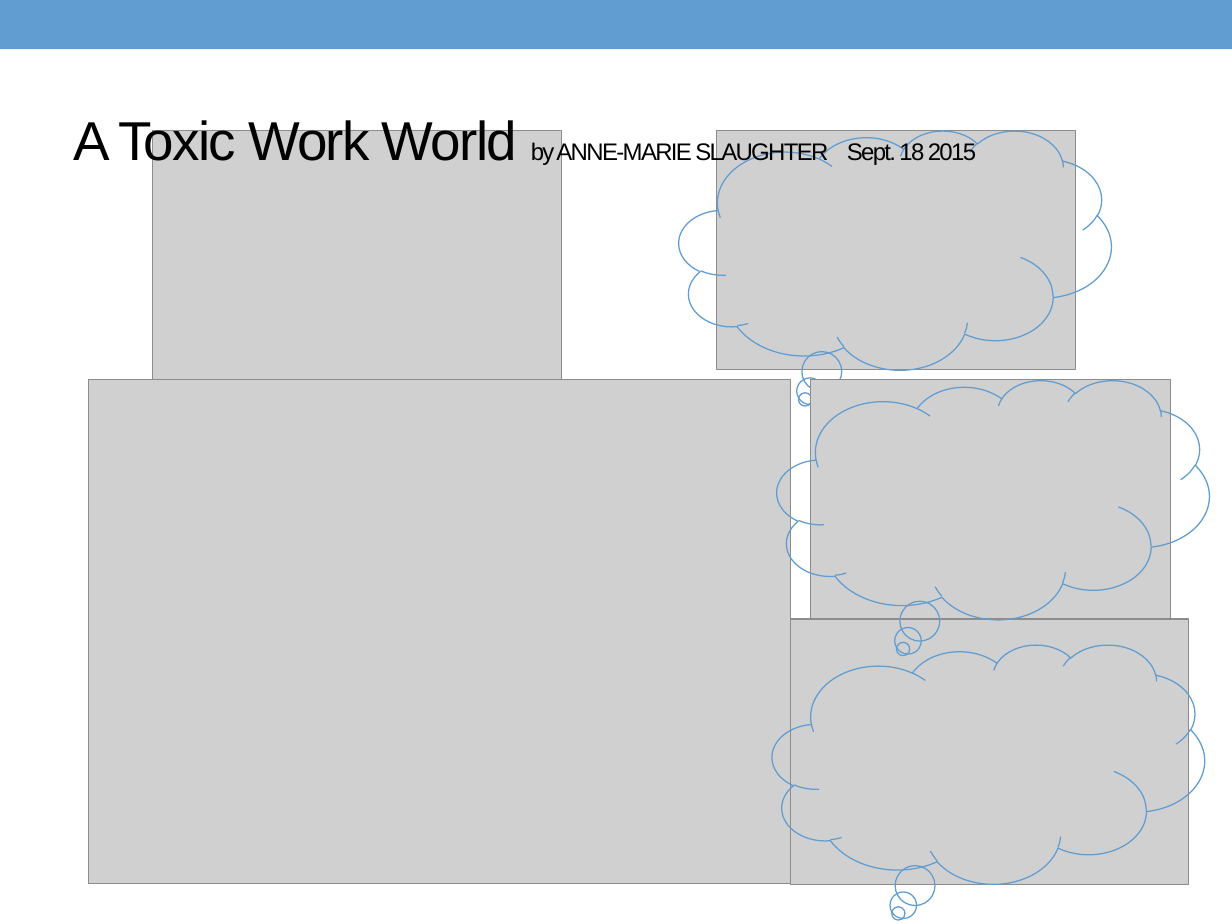
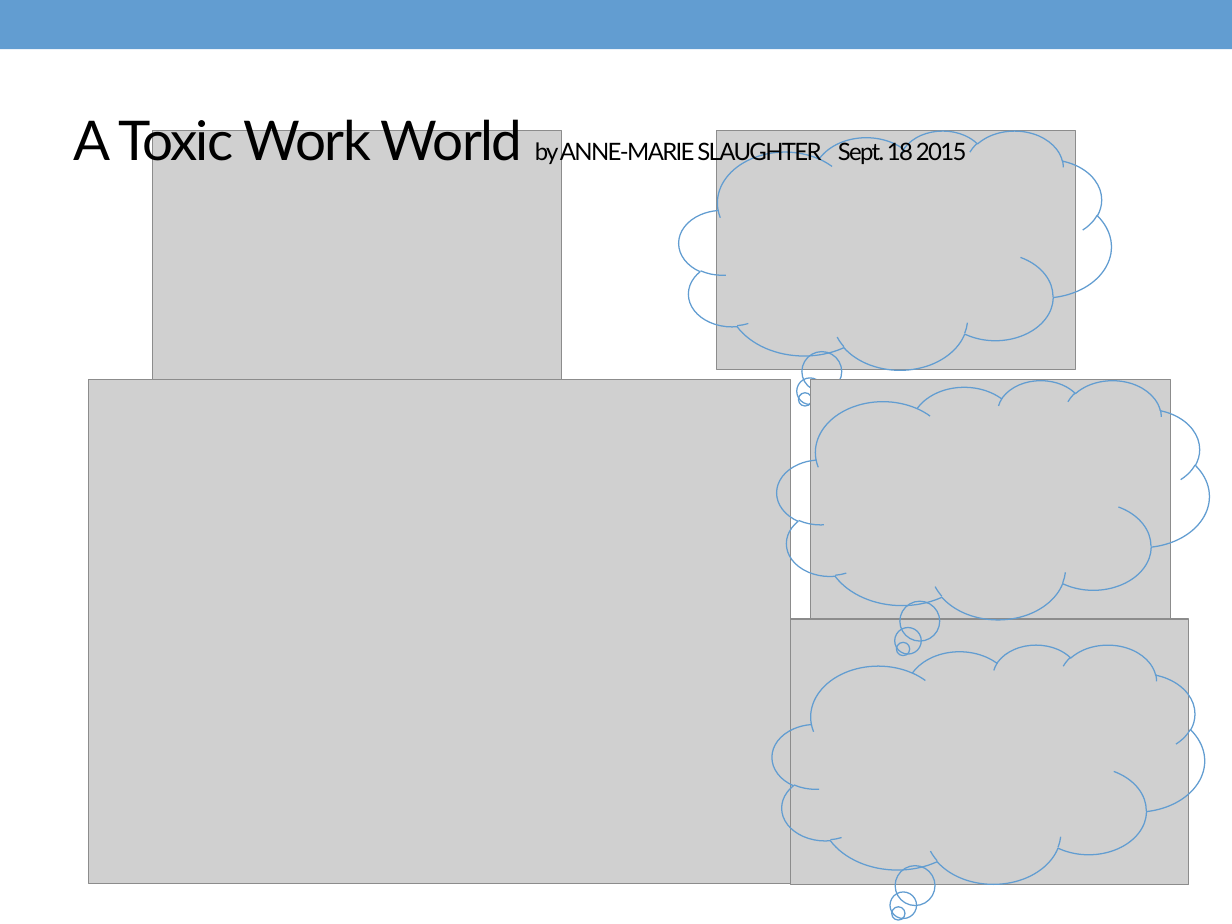
Before and after one commit to milindal/insightDemo-milinda, a slide deck: slide 5 of presentations/Milinda_Lakkam_Week3Demo.pptx (slide 4 before the commit). Drawn at 1232x924 pixels with LibreOffice and Linux fonts; fonts in the diff are those of the drawing; grey boxes stand for pictures. Boxes give left, top, right and bottom in pixels: in the first picture for what was removed or moved away, otherwise in the second. Text is boxed around its words. In the diff, an @@ line names an element or a change of style, - is before the commit and + after.

```diff
--- a/presentations/Milinda_Lakkam_Week3Demo.pptx
+++ b/presentations/Milinda_Lakkam_Week3Demo.pptx
@@ title "A Toxic Work World by ..." at [74,112,967,170]: font Arial to Lato @@
```
Also in this commit, not shown: 4 other slides changed, 1 slide added, 1 slide removed, 16 other files.
